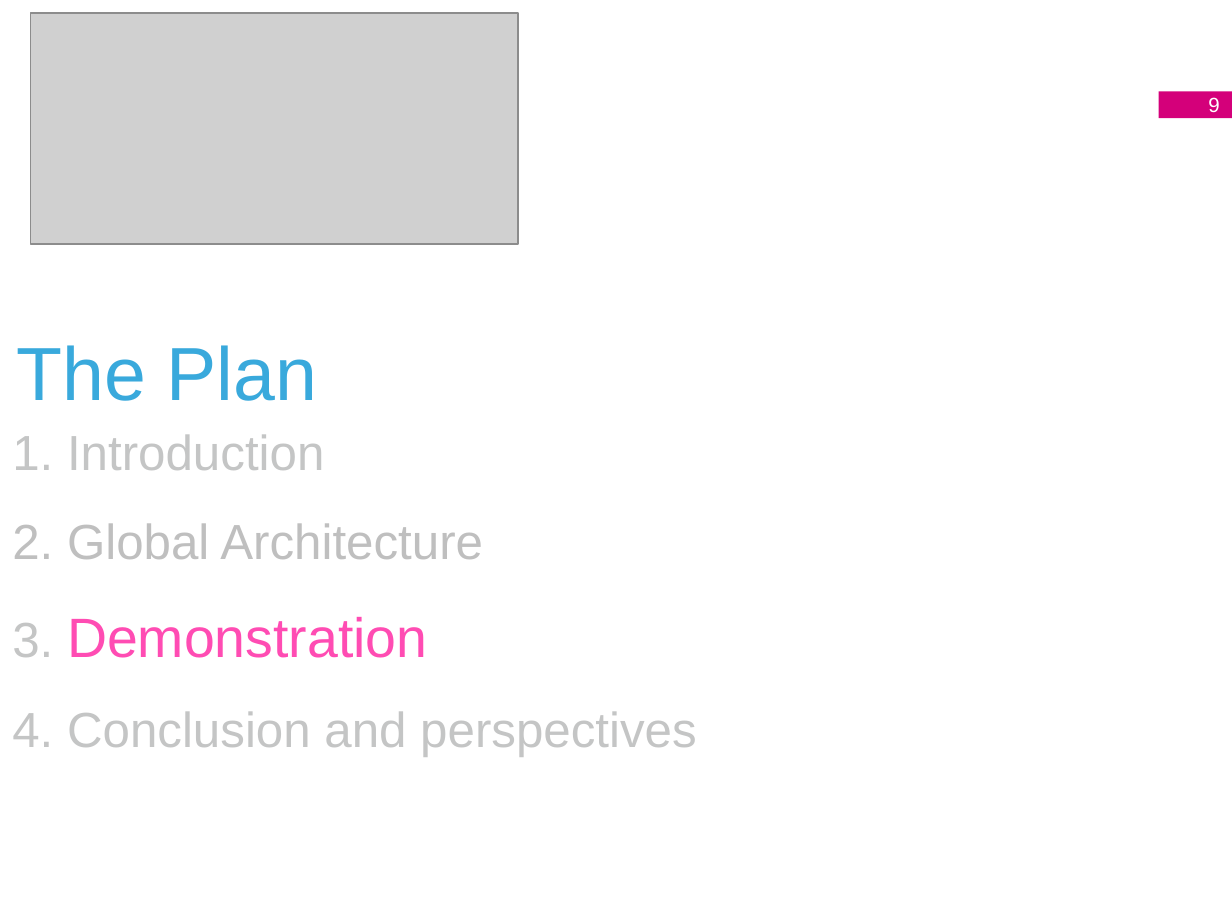
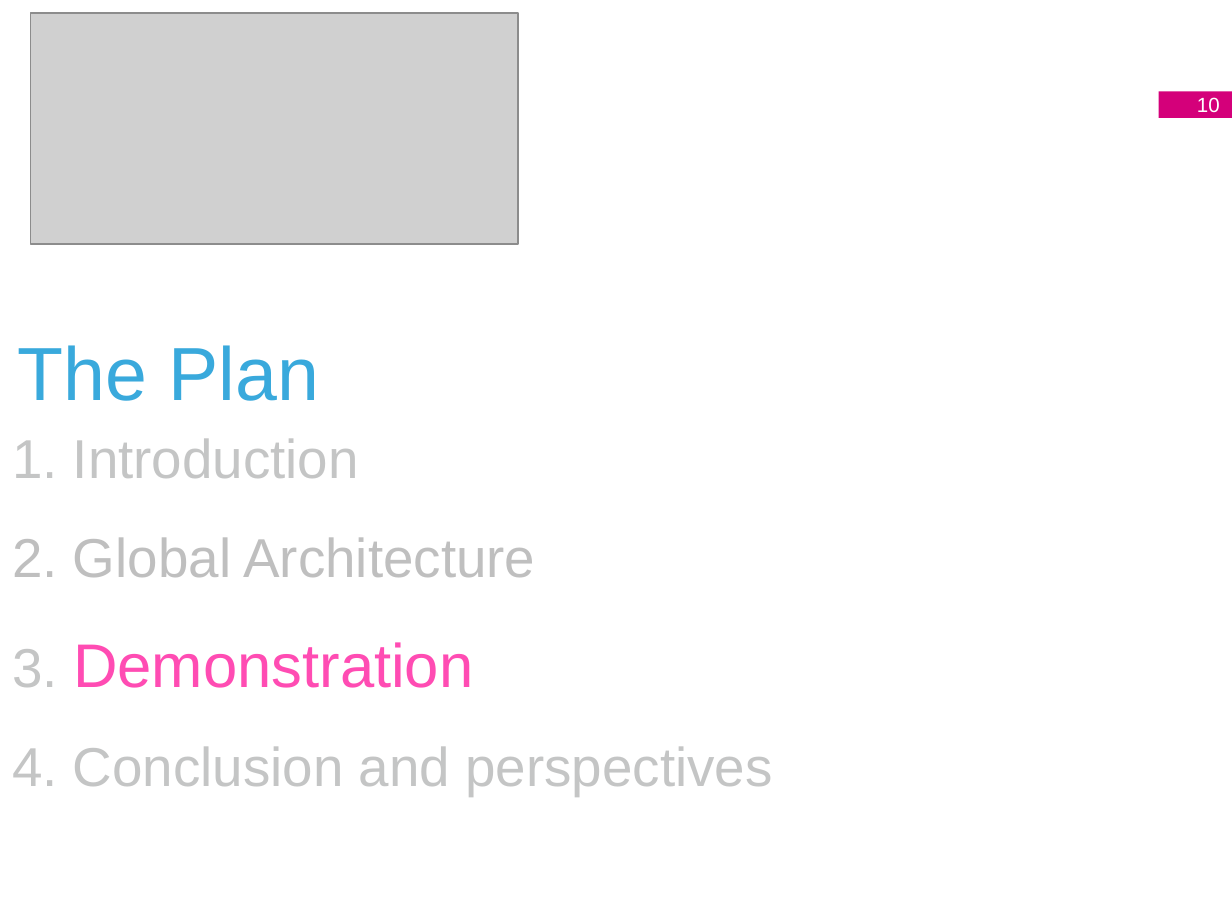
Before and after one commit to rbaltasar/light_toy_vecathon, a slide deck: slide 10 of Docu/Vecathon.pptx (slide 9 before the commit). Drawn at 1232x924 pixels with LibreOffice and Linux fonts; fonts in the diff are those of the drawing; grey boxes stand for pictures; background and template pictures are left out. Boxes give left, top, right and bottom in pixels: in the first picture for what was removed or moved away, otherwise in the second. Text is boxed around its words. In the diff, an @@ line names an element or a change of style, - is before the commit and + after.

```diff
--- a/Docu/Vecathon.pptx
+++ b/Docu/Vecathon.pptx
@@ page number at bbox=[1197, 97, 1220, 113]: text changed @@
-9
+10
@@ text "1. Introduction 2. Global Architecture ..." at bbox=[12, 438, 772, 796]: size 28.8 to 32 pt in "1. Introduction 2. Global Architecture 3. 4. ..."; size 32.4 to 36 pt in "Demonstration" @@
```
Also in this commit, not shown: 5 other slides changed, 1 slide added.
